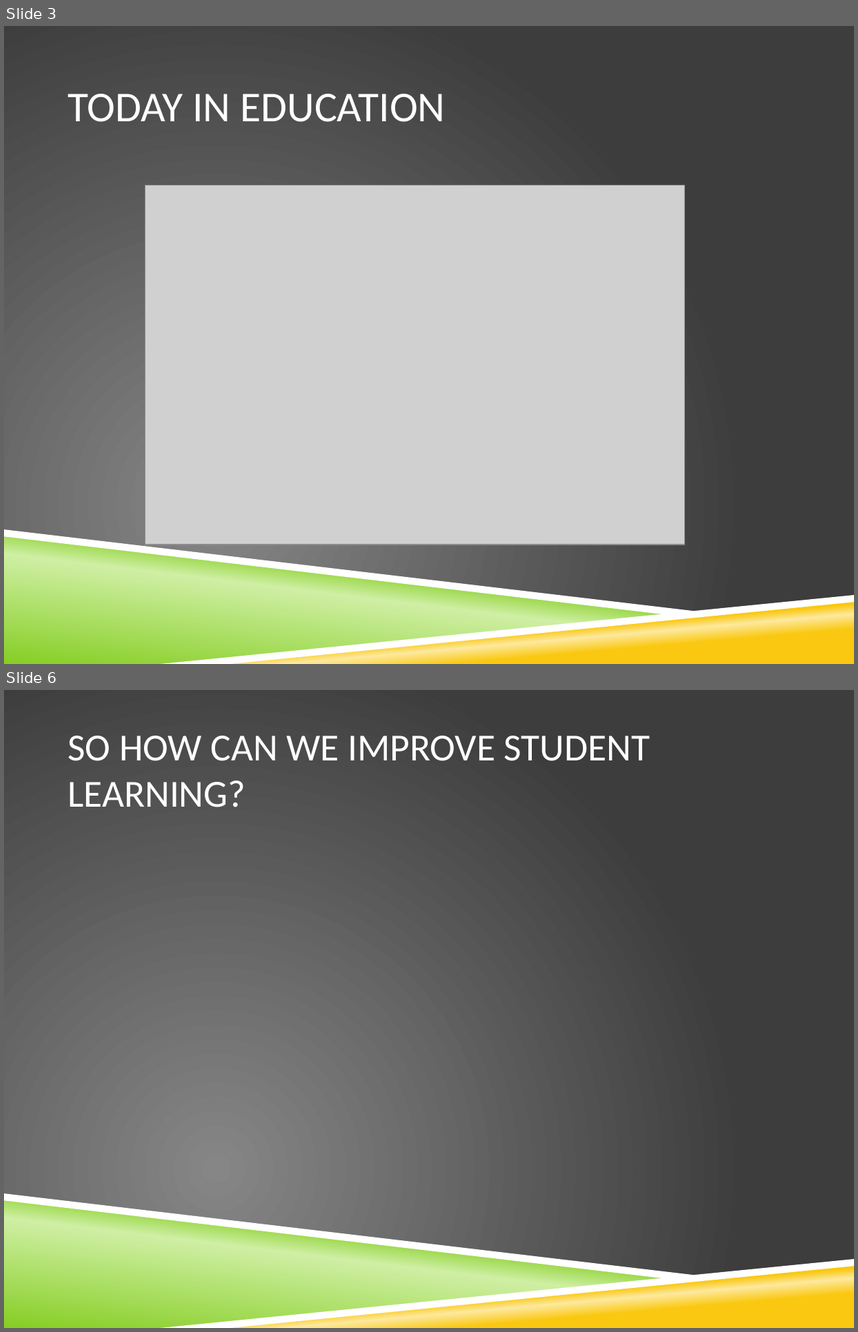
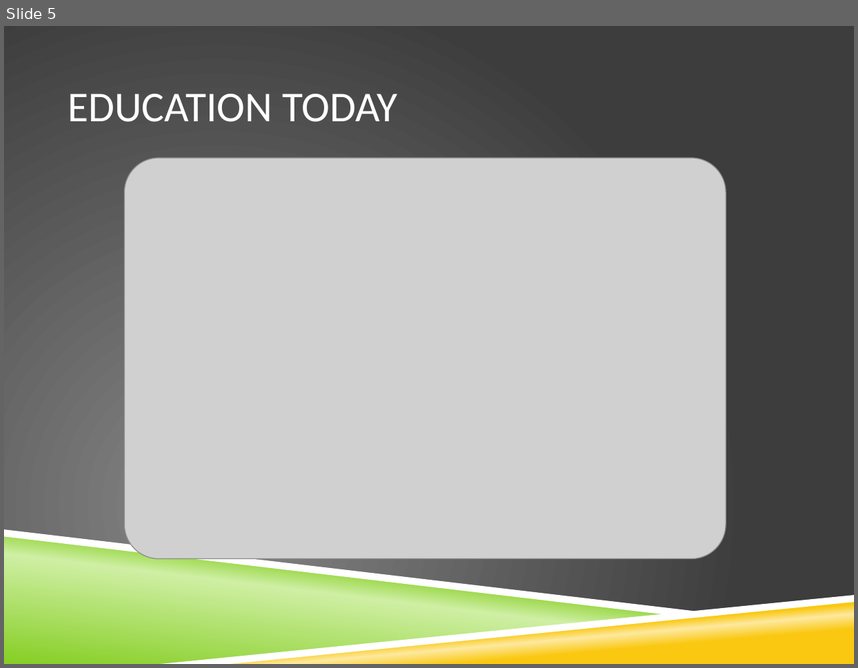
Before and after one commit to aplassard/NoteCollab, a slide deck: diagrams/Presentation1.pptx. Shown one above the other, each under a label of ours: slides 3 and 6 before the commit, slide 5 after it; the slides between them are not shown. The pictures are 858x1332 and 858x668 pixels, drawn with LibreOffice and Linux fonts; fonts in the diff are those of the drawing; grey boxes stand for pictures; background and template pictures are left out. Boxes give left, top, right and bottom in pixels: in the first picture for what was removed or moved away, otherwise in the second. Text is boxed around its words. In the diff, an @@ line names an element or a change of style, - is before the commit and + after.

```diff
--- a/diagrams/Presentation1.pptx
+++ b/diagrams/Presentation1.pptx
@@ slide 6 removed at <box>4,690,854,1328</box>, background picture (left out); not listed: 4 template elements that a slide beside it also shows @@
@@ title removed at <box>67,736,651,807</box> @@
-SO HOW CAN WE IMPROVE STUDENT LEARNING?
@@ what was slide 3 is now slide 5 @@
@@ slide 5 changed as well @@
@@ title at <box>67,94,397,122</box>: text changed @@
-TODAY IN EDUCATION
+EDUCATION TODAY
@@ picture: place and size @@
-picture at <box>145,185,685,545</box>
+picture at <box>125,158,726,558</box>
```
Also in this commit, not shown: 2 other slides changed, 13 slides added, 4 other slides removed, 17 other files.
